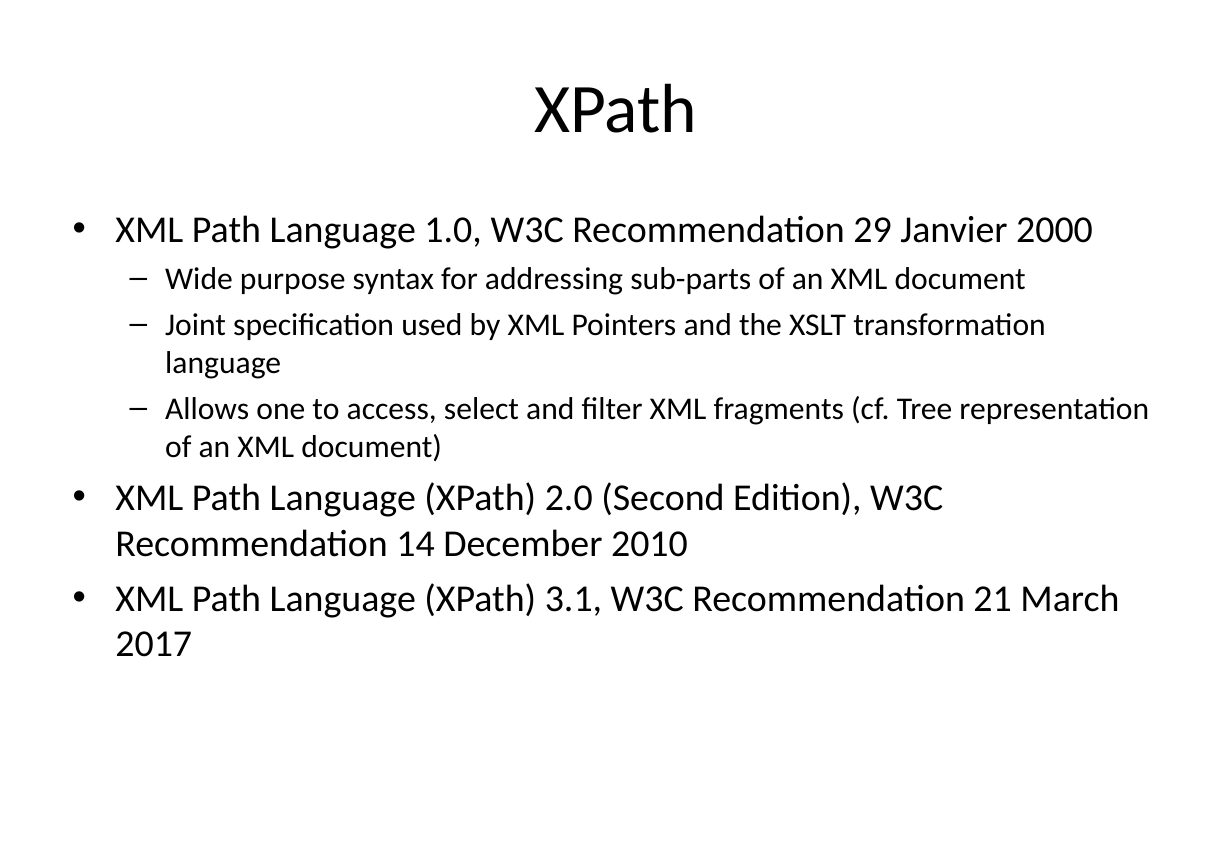
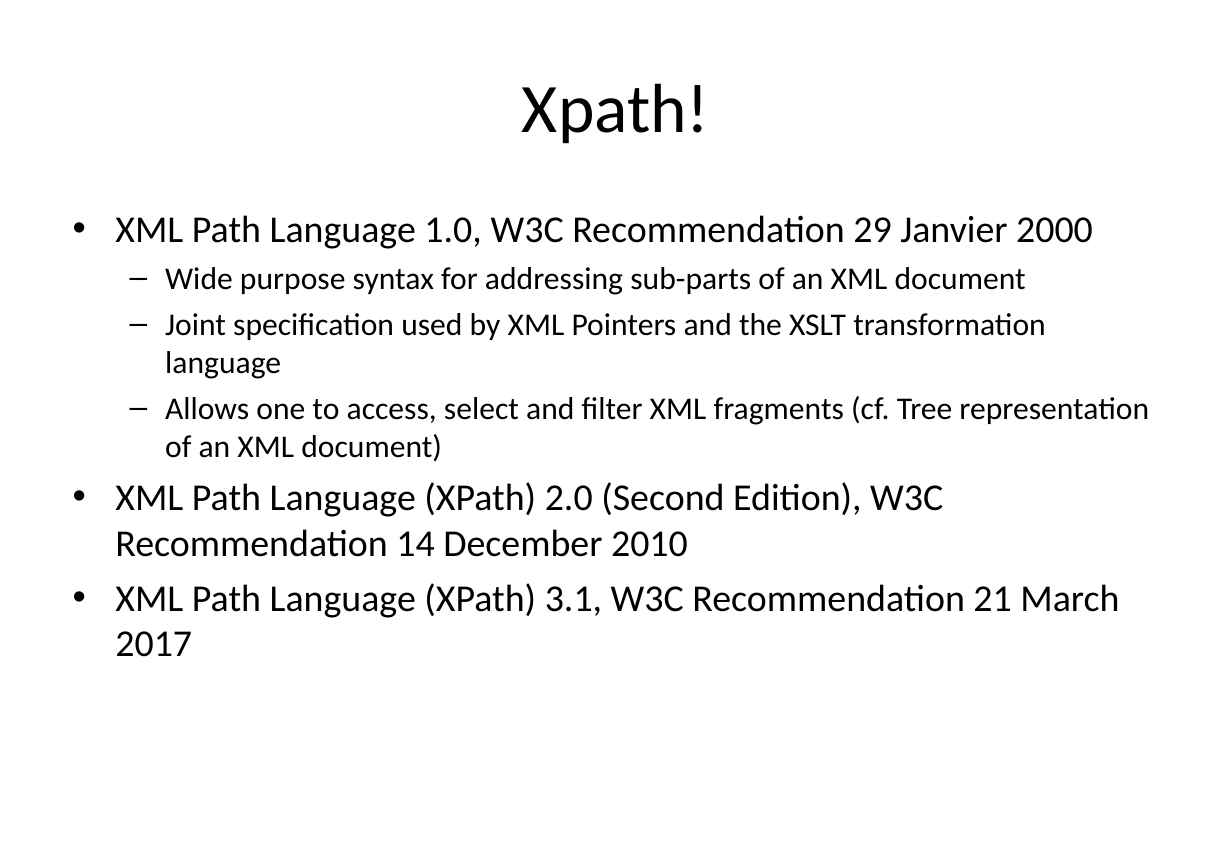
Before and after one commit to DARIAH-ERIC/lexicalresources, a slide deck: slide 1 of Events/LSSL2022/CourseMaterial/Lisbon - XPath-XSLT supporting slides.ppt. Drawn at 1232x853 pixels with LibreOffice and Linux fonts; fonts in the diff are those of the drawing. Boxes give left, top, right and bottom in pixels: in the first picture for what was removed or moved away, otherwise in the second. Text is boxed around its words. In the diff, an @@ line names an element or a change of style, - is before the commit and + after.

```diff
--- a/Events/LSSL2022/CourseMaterial/Lisbon - XPath-XSLT supporting slides.ppt
+++ b/Events/LSSL2022/CourseMaterial/Lisbon - XPath-XSLT supporting slides.ppt
@@ title at (x1=522, y1=83, x2=709, y2=144): text changed @@
-XPath
+Xpath!
```
